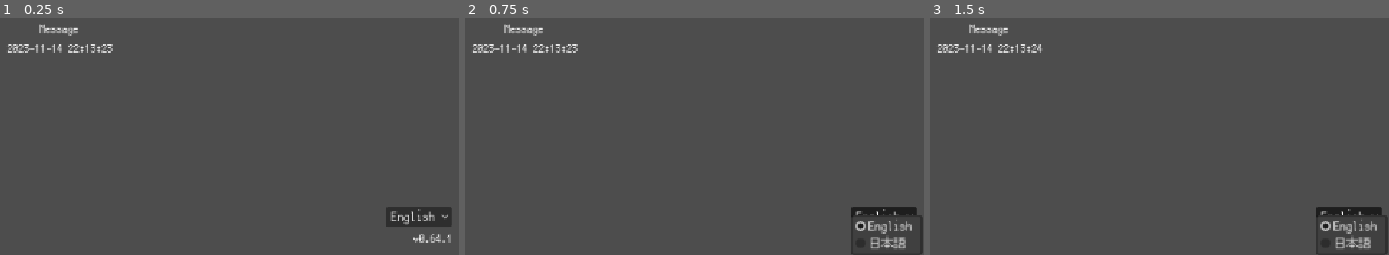
Above: before the commit, frames 1-3 (left to right).
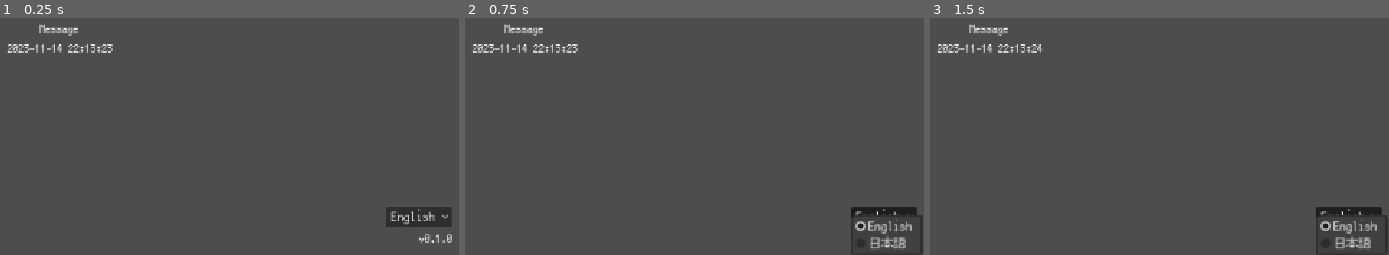
Above: after the commit, the same moments.

Repository: joshuafolkken/quick-pad
Game: Godot game, scene res://scenes/example.tscn
The game is run twice, just before and just after one commit, with the same random seed, the same clock (stepped at 60 frames per second) and the same inputs.
Inputs:
- Up to frame 1 (0.25 s): no input
- Up to frame 2 (0.75 s): click "English" at 0.5 s
- Up to frame 3 (1.5 s): click "English" at 1.25 s

The runs differ from the first frame. In frame 1, 0.2% of the frame differs, in the area x 89-99%, y 91-95%; in frame 2, nothing differs; in frame 3, nothing differs.

Commit message:
setup #1

Diff:
--- a/project.godot
+++ b/project.godot
@@ -10,8 +10,8 @@
 
 [application]
 
-config/name="New Game Project"
-config/version="0.64.1"
+config/name="Quick Pad"
+config/version="0.1.0"
 run/main_scene="uid://djcdy0d718ei3"
 config/features=PackedStringArray("4.4", "Forward Plus")
 config/icon="res://icon.svg"
Not shown, changed: package-lock.json
